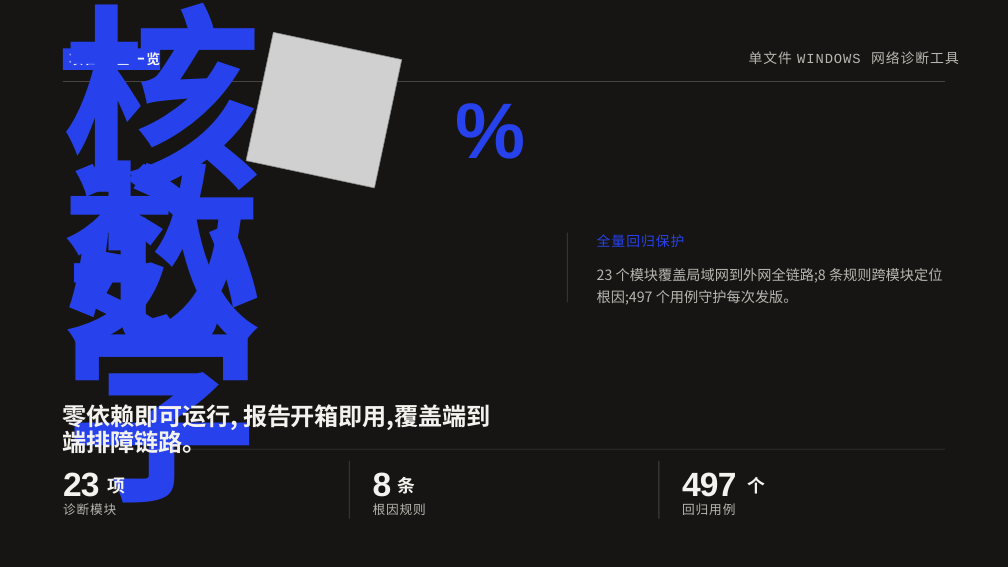
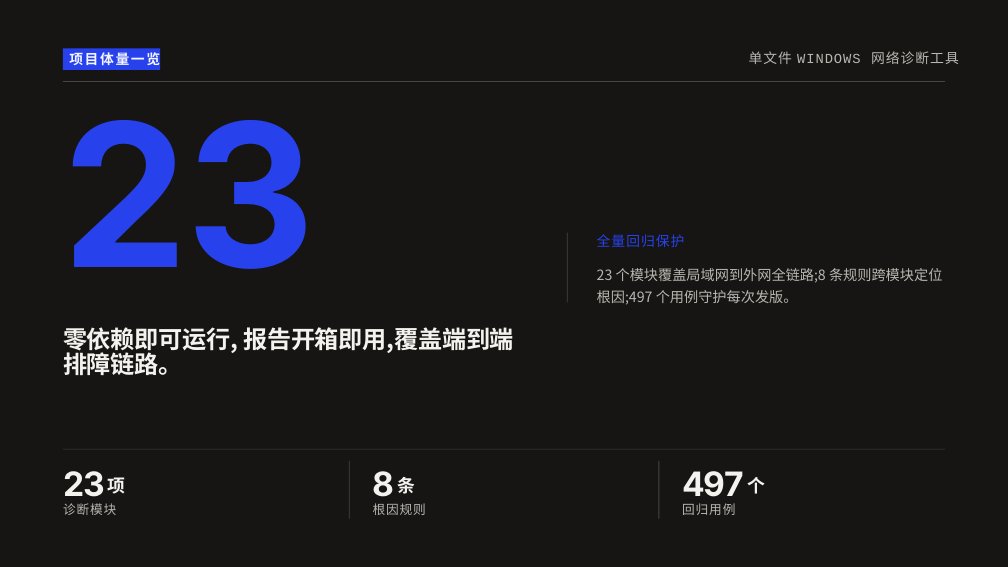
Before and after one commit to silentcrow09/netpulse, a slide deck: slide 2 of NetPulse_v1.14_更新与功能全景.pptx. Drawn at 1008x567 pixels with LibreOffice and Linux fonts; fonts in the diff are those of the drawing; grey boxes stand for pictures. Boxes give left, top, right and bottom in pixels: in the first picture for what was removed or moved away, otherwise in the second. Text is boxed around its words. In the diff, an @@ line names an element or a change of style, - is before the commit and + after.

```diff
--- a/NetPulse_v1.14_更新与功能全景.pptx
+++ b/NetPulse_v1.14_更新与功能全景.pptx
@@ text removed at (63,0,262,379) @@
-核心
@@ picture removed at (246,33,402,188) @@
@@ text removed at (456,95,539,183) @@
-%
@@ text removed at (63,127,262,535) @@
-数字
@@ text added at (63,120,316,269), 228 pt, text #2742EC, bold @@
+23
@@ text "零依赖即可运行, 报告开箱即用,覆盖端到端排障链路。" rewrapped from (63,401,490,457) to (63,327,514,375) @@
@@ font Arial to Inter in 3 elements at (63,471,105,504), (373,471,395,504), (682,471,744,504) @@
```
Also in this commit, not shown: 11 other slides changed, 1 slide added.
